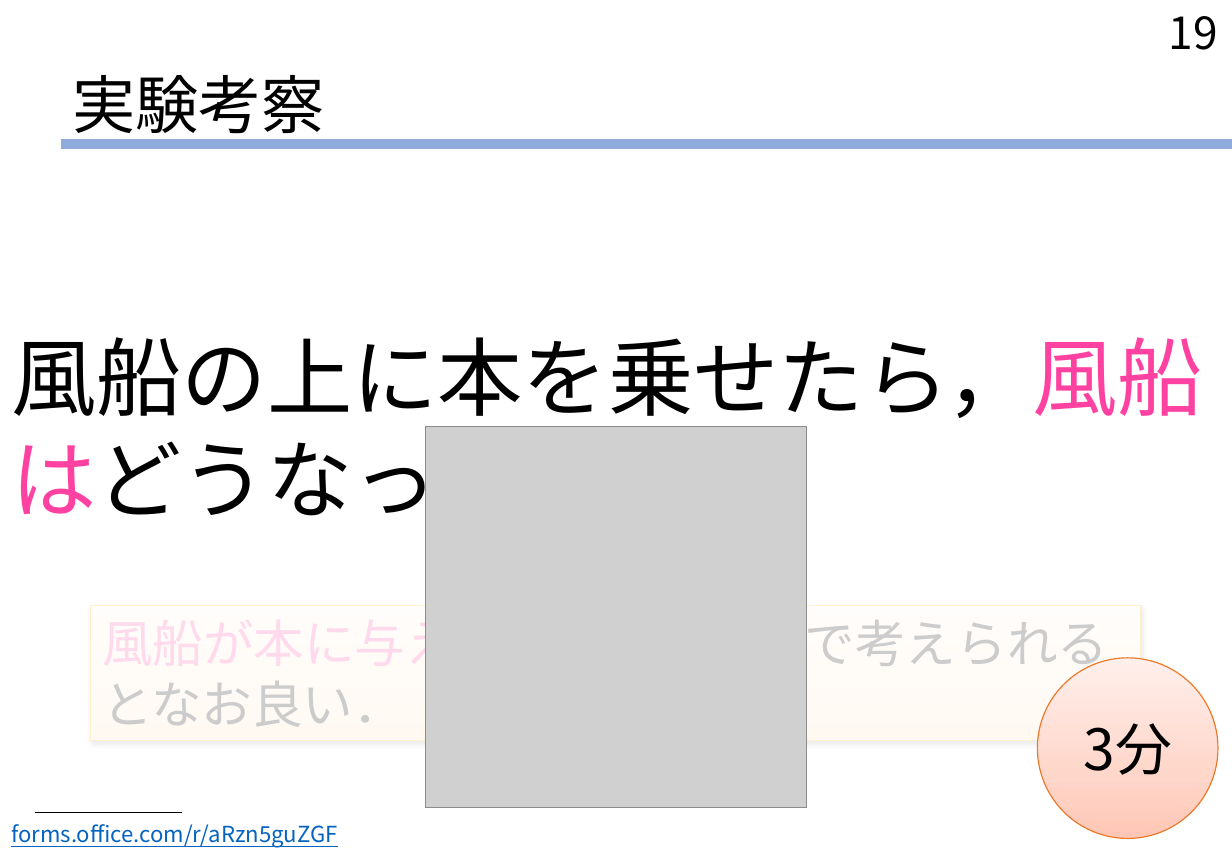
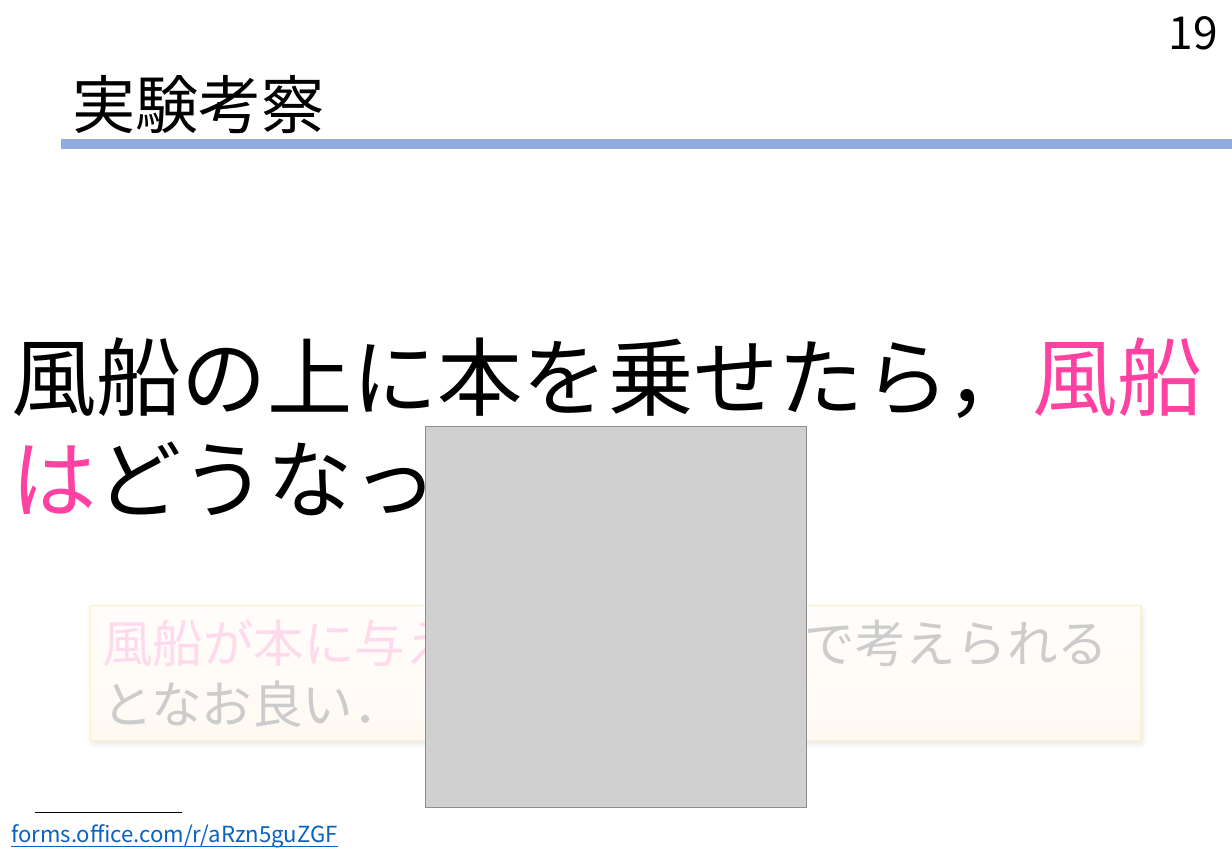
Before and after one commit to Y-teraya/Y-teraya.github.io, a slide deck: slide 19 of EM03/EM03_slide.pptx. Drawn at 1232x853 pixels with LibreOffice and Linux fonts; fonts in the diff are those of the drawing; grey boxes stand for pictures. Boxes give left, top, right and bottom in pixels: in the first picture for what was removed or moved away, otherwise in the second. Text is boxed around its words. In the diff, an @@ line names an element or a change of style, - is before the commit and + after.

```diff
--- a/EM03/EM03_slide.pptx
+++ b/EM03/EM03_slide.pptx
@@ ellipse removed at (x1=1037, y1=658, x2=1218, y2=838) @@
-3分
```
Also in this commit, not shown: 5 other slides changed, 4 other files.
